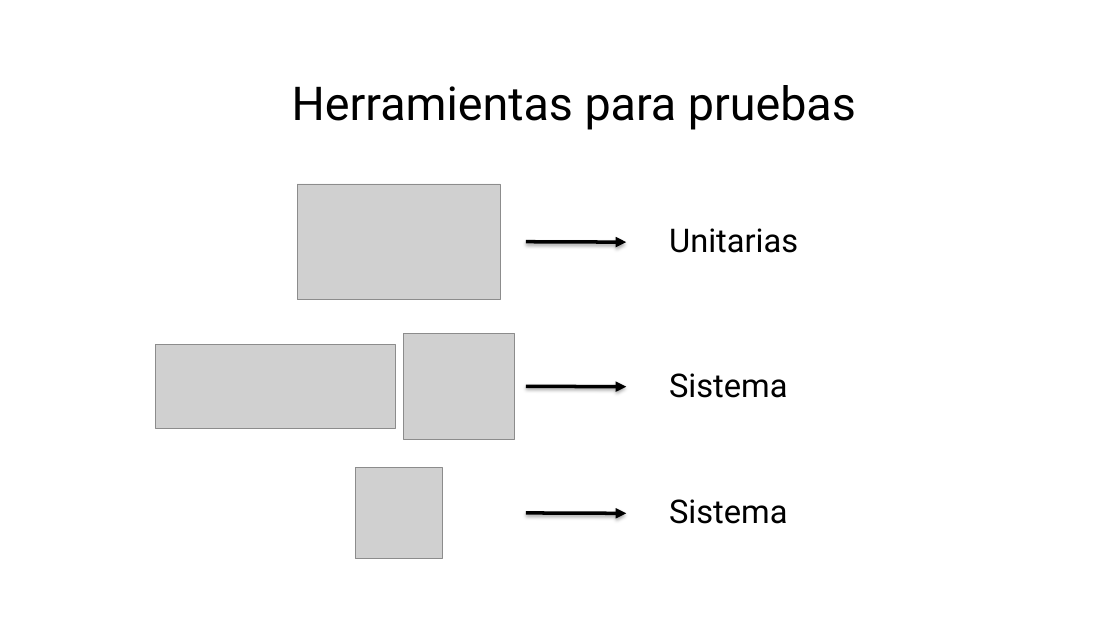
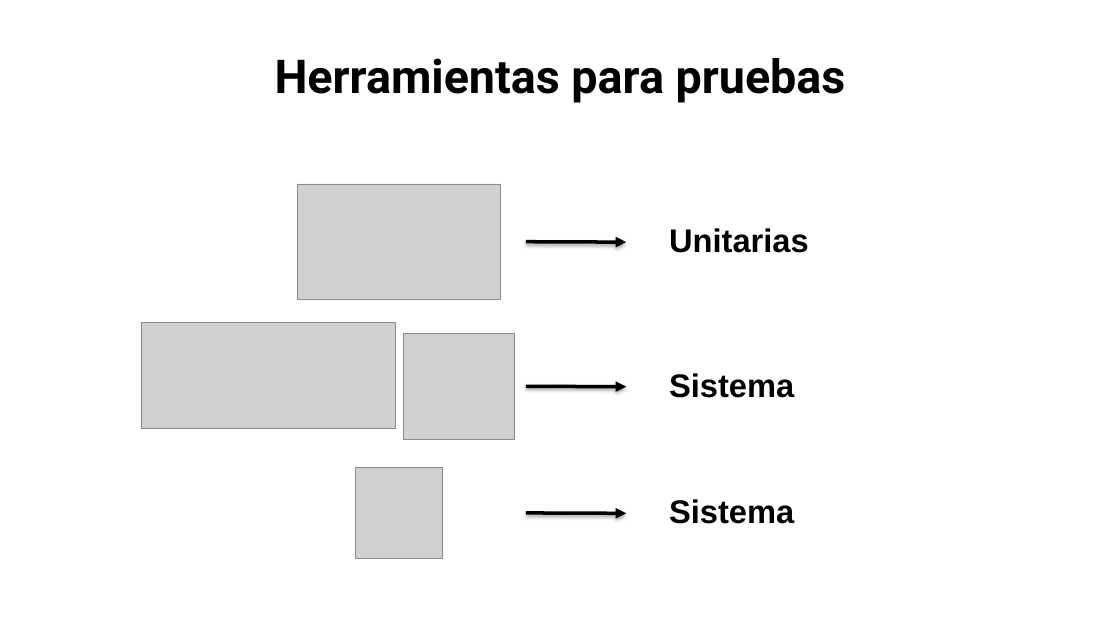
Before and after one commit to Ikvillaseca/capstoneADI, a slide deck: slide 26 of Fase 3/Evidencias Grupales/Presentación Final del proyecto (Español).pptx (slide 20 before the commit). Drawn at 1120x630 pixels with LibreOffice and Linux fonts; fonts in the diff are those of the drawing; grey boxes stand for pictures; background and template pictures are left out. Boxes give left, top, right and bottom in pixels: in the first picture for what was removed or moved away, otherwise in the second. Text is boxed around its words. In the diff, an @@ line names an element or a change of style, - is before the commit and + after.

```diff
--- a/Fase 3/Evidencias Grupales/Presentación Final del proyecto (Español).pptx
+++ b/Fase 3/Evidencias Grupales/Presentación Final del proyecto (Español).pptx
@@ text "Herramientas para pruebas": place and size @@
-text "Herramientas para pruebas" at [292, 85, 856, 130]
+text "Herramientas para pruebas" at [275, 58, 846, 103]
@@ text "Herramientas para pruebas" at [275, 58, 846, 103]: bold on; alignment left to centre; vertical alignment middle to top @@
@@ picture: place and size @@
-picture at [155, 344, 395, 429]
+picture at [141, 323, 395, 429]
@@ font Roboto to Arial, bold on in 3 elements at [669, 228, 809, 253], [669, 373, 794, 398], [669, 499, 794, 524] @@
```
Also in this commit, not shown: 19 other slides changed, 15 slides added, 4 slides removed.
